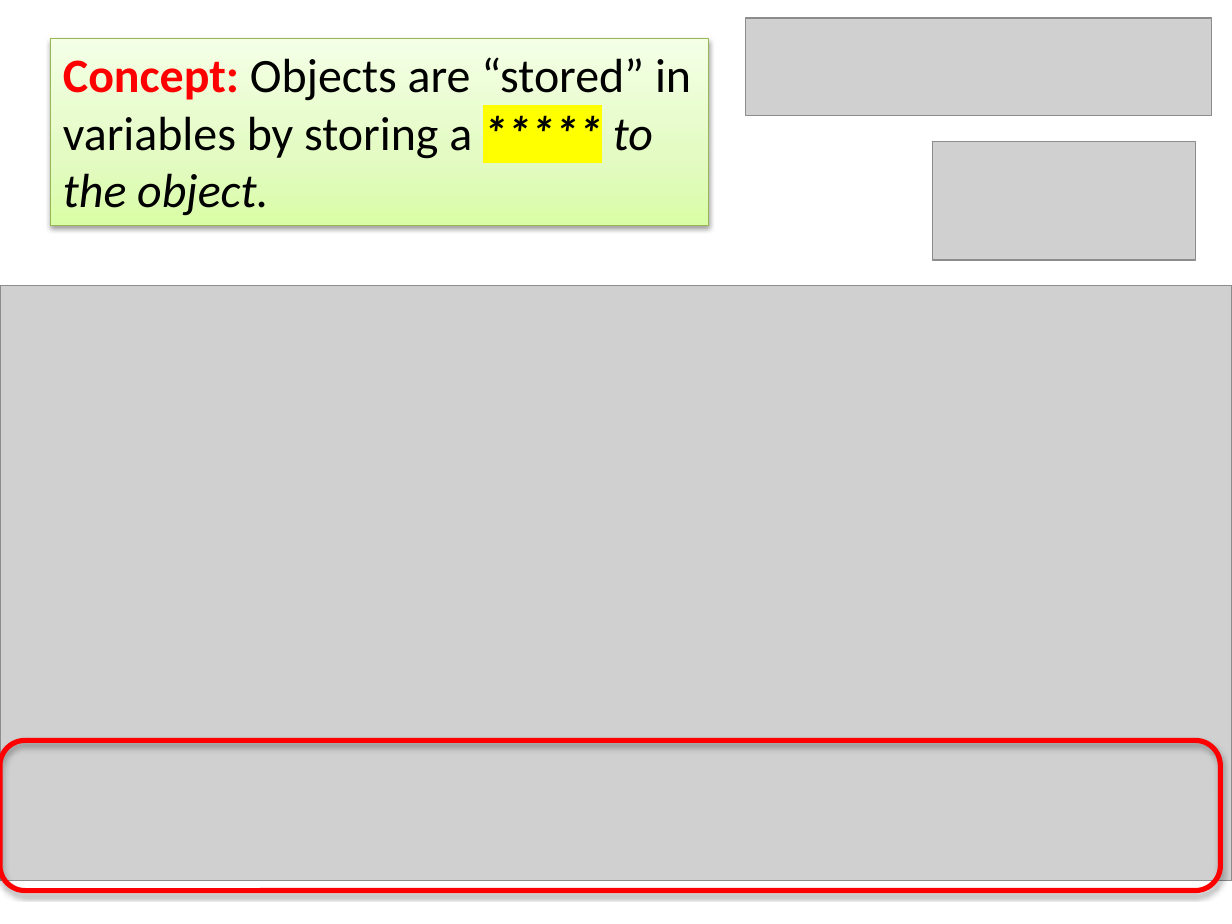
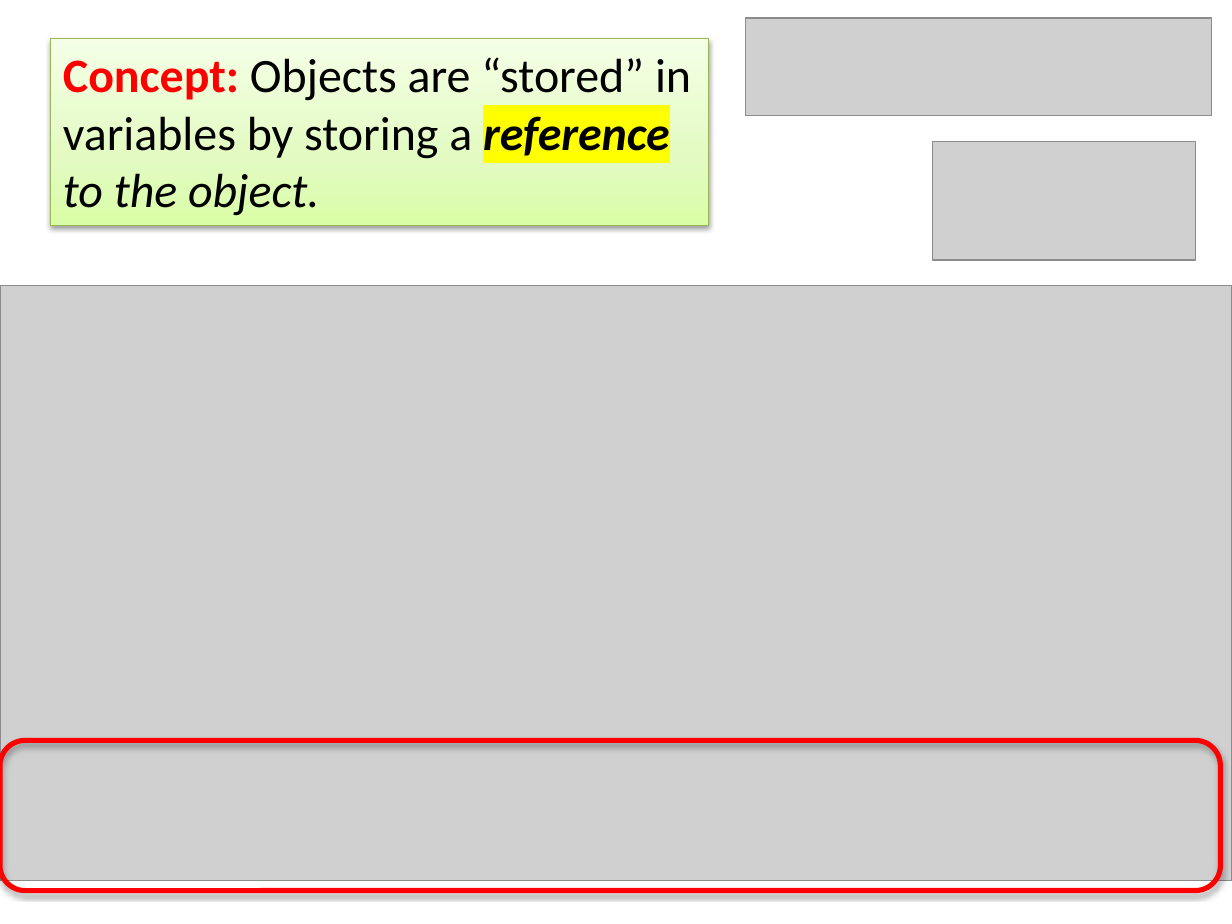
Before and after one commit to TerranceDessaure/DESSAURT_145fa25_greenfoot, a slide deck: slide 23 of 145fa25_GreenfootCh4-Student-forHW4(1).pptx. Drawn at 1232x924 pixels with LibreOffice and Linux fonts; fonts in the diff are those of the drawing; grey boxes stand for pictures. Boxes give left, top, right and bottom in pixels: in the first picture for what was removed or moved away, otherwise in the second. Text is boxed around its words. In the diff, an @@ line names an element or a change of style, - is before the commit and + after.

```diff
--- a/145fa25_GreenfootCh4-Student-forHW4(1).pptx
+++ b/145fa25_GreenfootCh4-Student-forHW4(1).pptx
@@ text in rectangle at (63, 57, 691, 216): text changed @@
-Concept: Objects are “stored” in variables by storing a ***** to the object.
+Concept: Objects are “stored” in variables by storing a reference to the object.
```
Also in this commit, not shown: 3 other slides changed, 4 other files.
